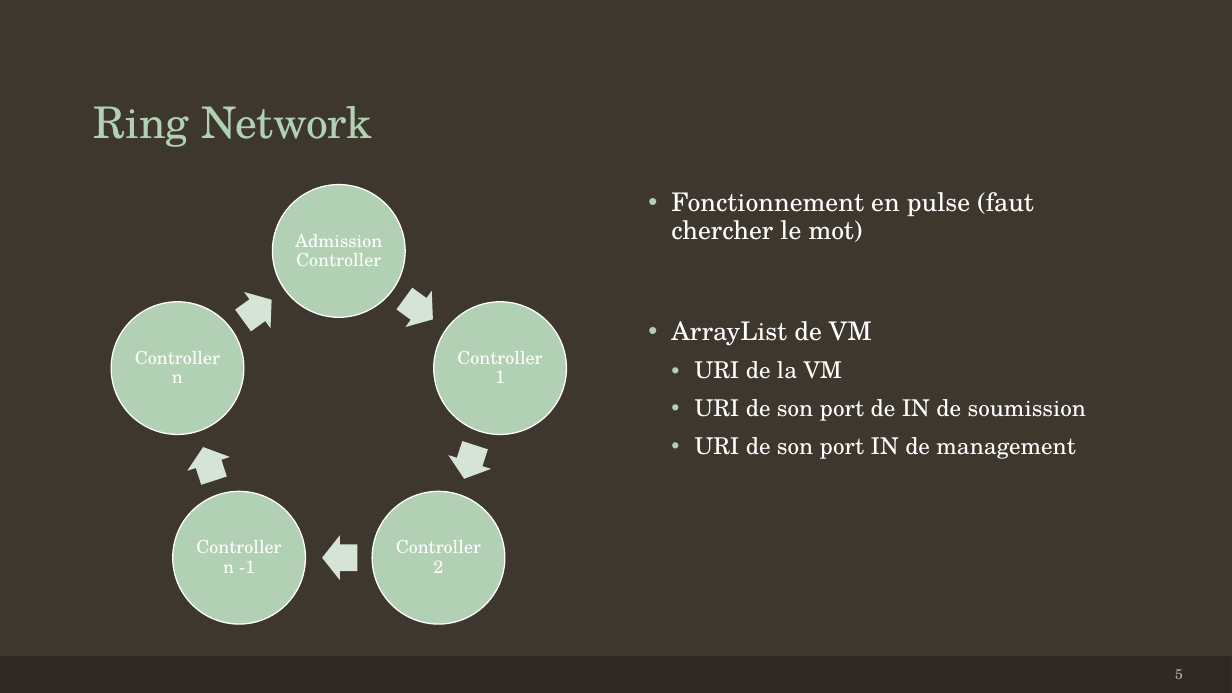
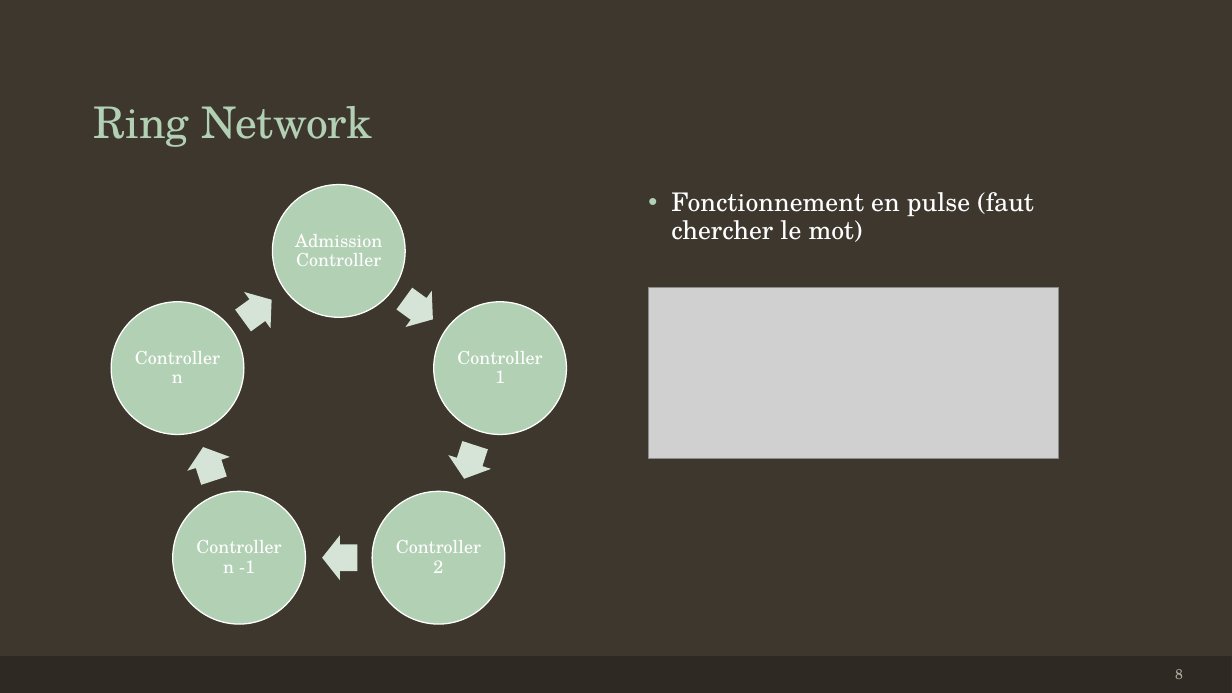
Before and after one commit to Loski/SunRisen, a slide deck: slide 8 of ALASCACA.pptx (slide 5 before the commit). Drawn at 1232x693 pixels with LibreOffice and Linux fonts; fonts in the diff are those of the drawing; grey boxes stand for pictures. Boxes give left, top, right and bottom in pixels: in the first picture for what was removed or moved away, otherwise in the second. Text is boxed around its words. In the diff, an @@ line names an element or a change of style, - is before the commit and + after.

```diff
--- a/ALASCACA.pptx
+++ b/ALASCACA.pptx
@@ picture added at <box>649,287,1059,458</box> @@
@@ text at <box>671,321,1086,459</box>: paragraphs removed @@
-• ArrayList de VM
-  • URI de la VM
-  • URI de son port de IN de soumission
-  • URI de son port IN de management
@@ page number at <box>1175,669,1183,679</box>: text changed @@
-5
+8
```
Also in this commit, not shown: 1 other slide changed, 3 slides added, 9 other files.
